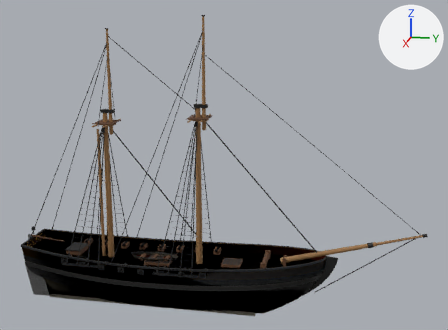
The glTF model assets/ships/snow/snow.glb as it was, and as the next commit left it.
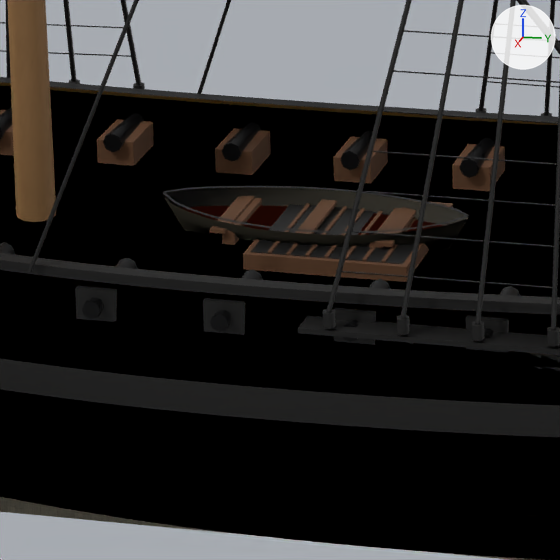
The first picture shows the older version from a 50 mm camera at (49.0, 17.4, 22.8) aimed at (-0.3, 7.6, 10.5). The close-ups show the older and then the newer version on the part from 24% to 43% of the width and 68% to 94% of the height of that picture. Only the edits that show in the close-ups are written down. Every picture has the same lights, and +X, +Y and +Z are marked at upper right. Vertices at exactly the same position are counted once.

Names of what the first close-up shows: 'hull'.
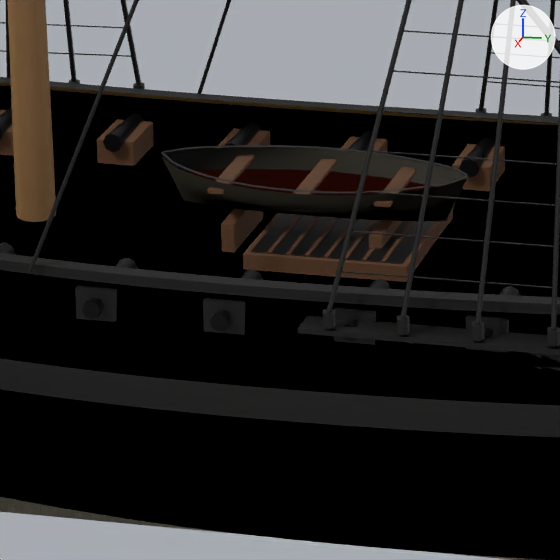
The change in detail:
me_hull has 7676 vertices, 13108 faces and spans x -3.8..3.8, y -11.1..24.1, z -2.8..22.6.
me_hull is used by ob_hull; location (0.0, 0.0, 0.0).
me_hull part 1: the loose piece of 108 vertices spanning x 0.0..0.8, y -0.7..3.6, z 1.6..2.2 is moved by (0.0, 0.0, 0.5).
me_hull part 2: the loose piece of 108 vertices spanning x -0.8..0.0, y -0.7..3.6, z 1.6..2.2 is moved by (0.0, 0.0, 0.5).
me_hull part 3: the loose piece of 36 vertices spanning x -0.6..0.6, y -0.6..3.5, z 1.9..2.0 is moved by (0.0, 0.0, 0.5).
me_hull part 4: the loose piece of 8 vertices spanning x -0.7..0.7, y 2.5..2.7, z 1.9..2.0 is moved by (0.0, 0.0, 0.6).
me_hull part 5: the loose piece of 8 vertices spanning x -0.7..0.7, y 1.3..1.5, z 1.9..2.0 is moved by (0.0, 0.0, 0.6).
me_hull part 6: the loose piece of 8 vertices spanning x -0.7..0.7, y 0.1..0.4, z 1.9..2.0 is moved by (0.0, 0.0, 0.6).
me_hull part 7: the loose piece of 8 vertices spanning x -0.6..0.6, y 2.4..2.6, z 1.8..2.0 is scaled about its middle by (1.03, 1, 2.47), then moved by (0.0, 0.0, -0.1).
me_hull part 8: the loose piece of 8 vertices spanning x -0.6..0.6, y 0.3..0.5, z 1.8..2.0 is scaled about its middle by (1.03, 1, 2.52), then moved by (0.0, 0.0, -0.1).
me_hull part 9: the loose piece of 36 vertices spanning x 0.0..0.8, y -0.7..3.6, z 2.1..2.2 is moved by (0.0, 0.0, 0.6).
me_hull part 10: the loose piece of 36 vertices spanning x -0.8..0.0, y -0.7..3.6, z 2.1..2.2 is moved by (0.0, 0.0, 0.6).

Pixel boxes (x1, y1, x2, y2) of what changed, in the close-ups (560 x 560 px; the box of a moved part takes in the faces that stretch with it):
part 1 of me_hull, moved or reshaped
    before: (163, 196, 467, 250)
    after: (162, 156, 467, 221)
part 2 of me_hull, moved or reshaped
    before: (166, 188, 469, 248)
    after: (163, 147, 468, 219)
part 3 of me_hull, moved or reshaped
    before: (180, 206, 443, 235)
    after: (186, 169, 434, 195)
part 4 of me_hull, moved or reshaped
    before: (376, 207, 416, 247)
    after: (374, 166, 416, 207)
part 5 of me_hull, moved or reshaped
    before: (295, 199, 337, 234)
    after: (293, 159, 337, 194)
part 6 of me_hull, moved or reshaped
    before: (210, 196, 255, 234)
    after: (207, 155, 254, 194)
part 7 of me_hull, moved or reshaped
    before: (369, 208, 401, 248)
    after: (369, 220, 402, 248)
part 8 of me_hull, moved or reshaped
    before: (222, 198, 262, 245)
    after: (221, 208, 263, 253)
part 9 of me_hull, moved or reshaped
    before: (163, 193, 469, 233)
    after: (161, 153, 467, 193)
part 10 of me_hull, moved or reshaped
    before: (163, 186, 468, 216)
    after: (161, 145, 468, 175)
